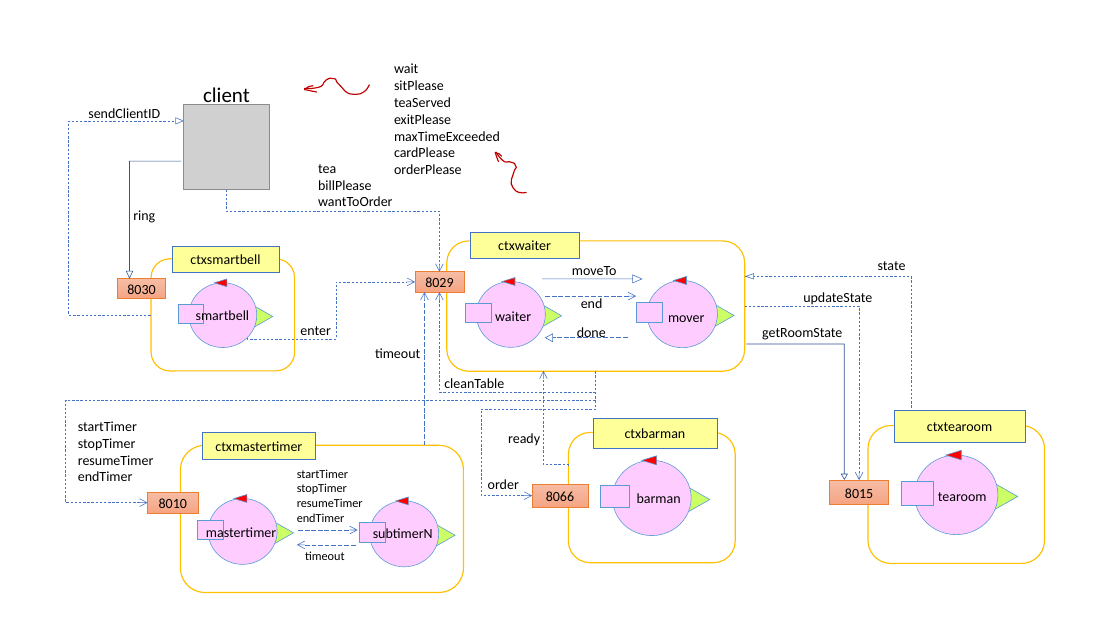
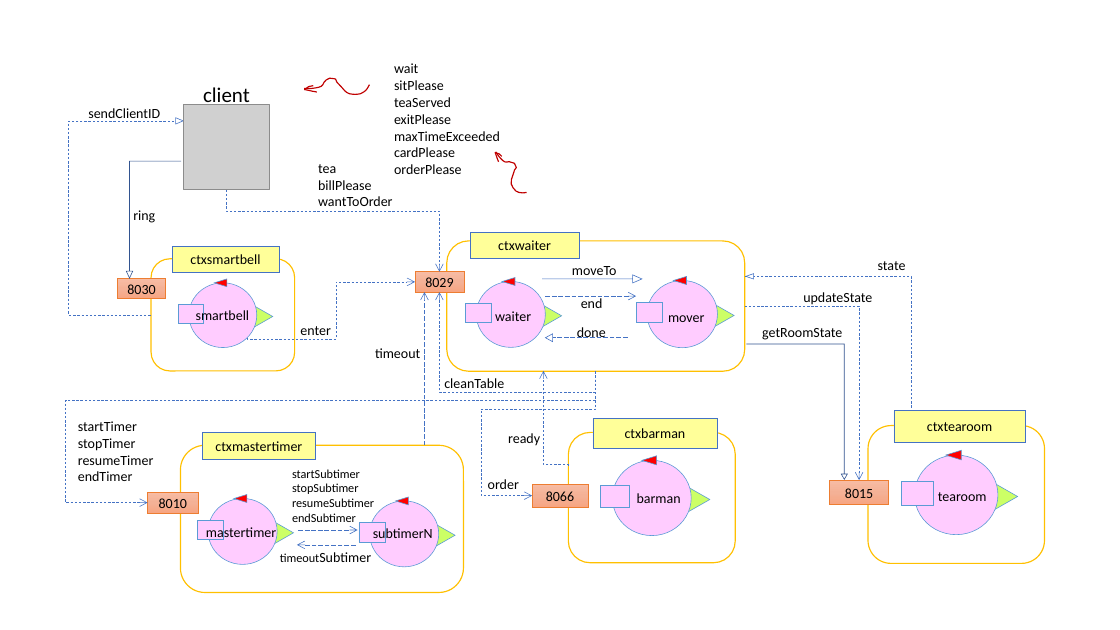
Before and after one commit to gitemar/Martini_Drudi_ISS2020, a slide deck: slide 8 of Sprint2_ISS2020/userDocs/imagesELI.pptx. Drawn at 1120x630 pixels with LibreOffice and Linux fonts; fonts in the diff are those of the drawing; grey boxes stand for pictures. Boxes give left, top, right and bottom in pixels: in the first picture for what was removed or moved away, otherwise in the second. Text is boxed around its words. In the diff, an @@ line names an element or a change of style, - is before the commit and + after.

```diff
--- a/Sprint2_ISS2020/userDocs/imagesELI.pptx
+++ b/Sprint2_ISS2020/userDocs/imagesELI.pptx
@@ text at [292,469,374,522]: text changed @@
-startTimer
-stopTimer
-resumeTimer
-endTimer
+startSubtimer
+stopSubtimer
+resumeSubtimer
+endSubtimer
@@ text at [305,551,344,560]: text changed; size 10.5 to 12 pt @@
-timeout
+timeoutSubtimer
```
Also in this commit, not shown: 1 other file.
